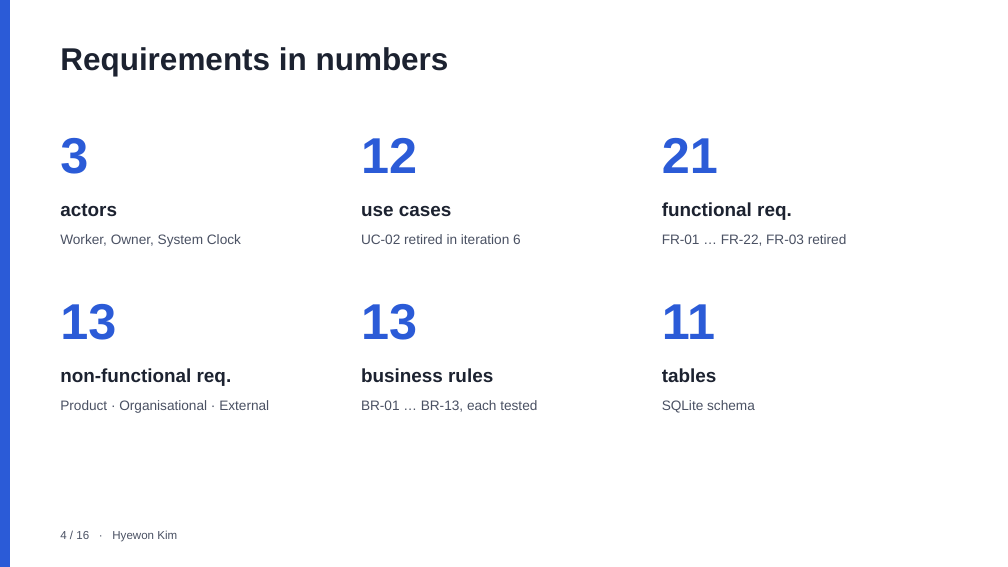
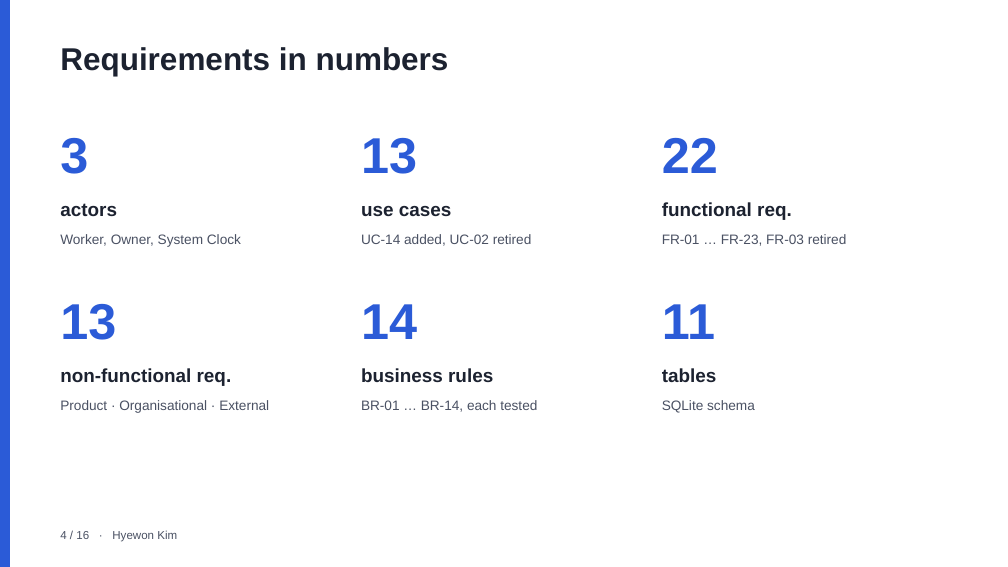
Before and after one commit to keemlogan/shiftswap, a slide deck: slide 4 of presentation/ShiftSwap-Team7.pptx. Drawn at 1008x567 pixels with LibreOffice and Linux fonts; fonts in the diff are those of the drawing. Boxes give left, top, right and bottom in pixels: in the first picture for what was removed or moved away, otherwise in the second. Text is boxed around its words. In the diff, an @@ line names an element or a change of style, - is before the commit and + after.

```diff
--- a/presentation/ShiftSwap-Team7.pptx
+++ b/presentation/ShiftSwap-Team7.pptx
@@ text at box(361, 138, 417, 174): text changed @@
-12
+13
@@ text at box(662, 138, 718, 173): text changed @@
-21
+22
@@ text at box(361, 234, 532, 246): text changed @@
-UC-02 retired in iteration 6
+UC-14 added, UC-02 retired
@@ text at box(361, 304, 417, 339): text changed @@
-13
+14
@@ text at box(361, 400, 537, 412): text changed @@
-BR-01 … BR-13, each tested
+BR-01 … BR-14, each tested
```
Also in this commit, not shown: 4 other slides changed, 58 other files.
